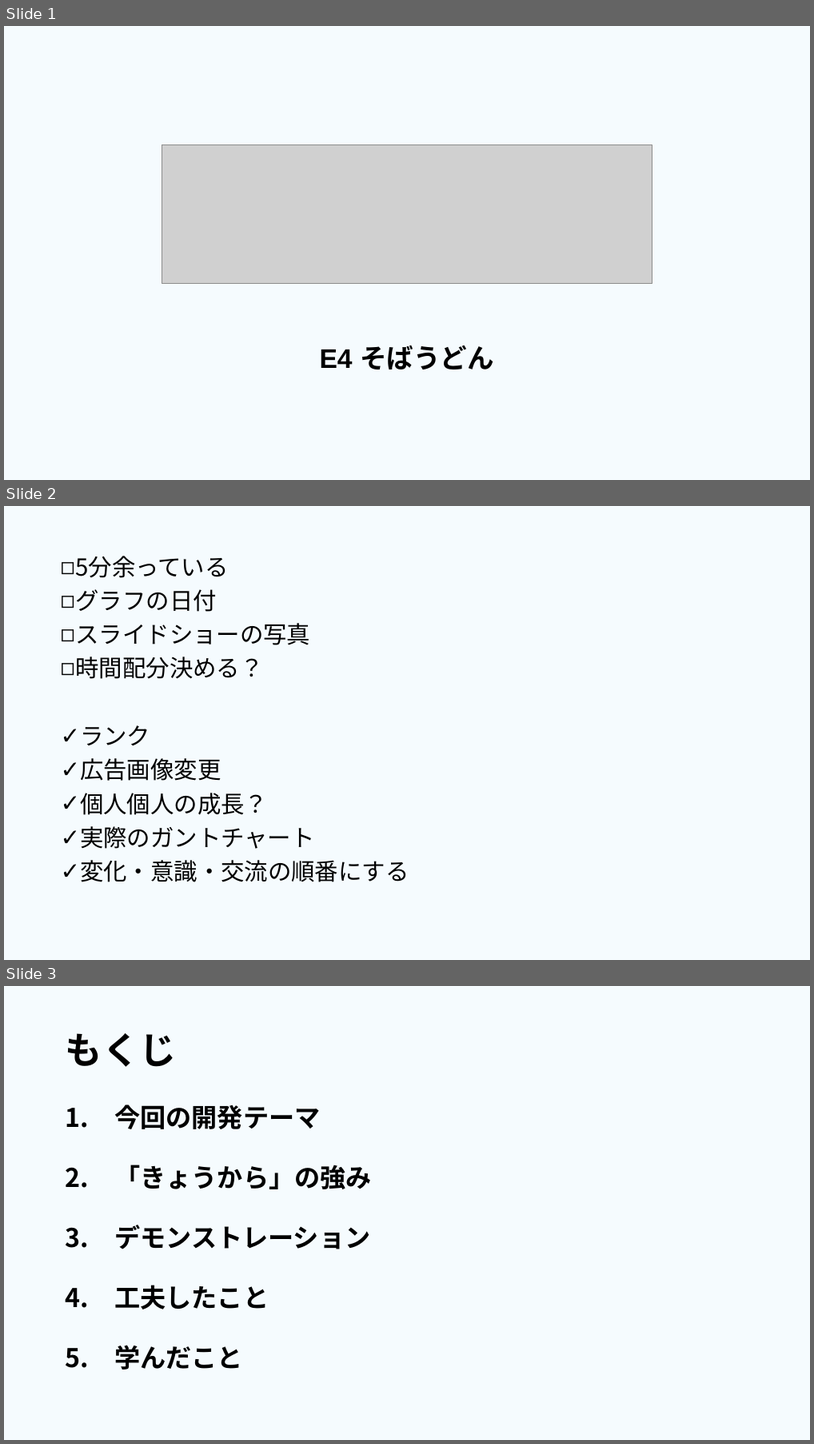
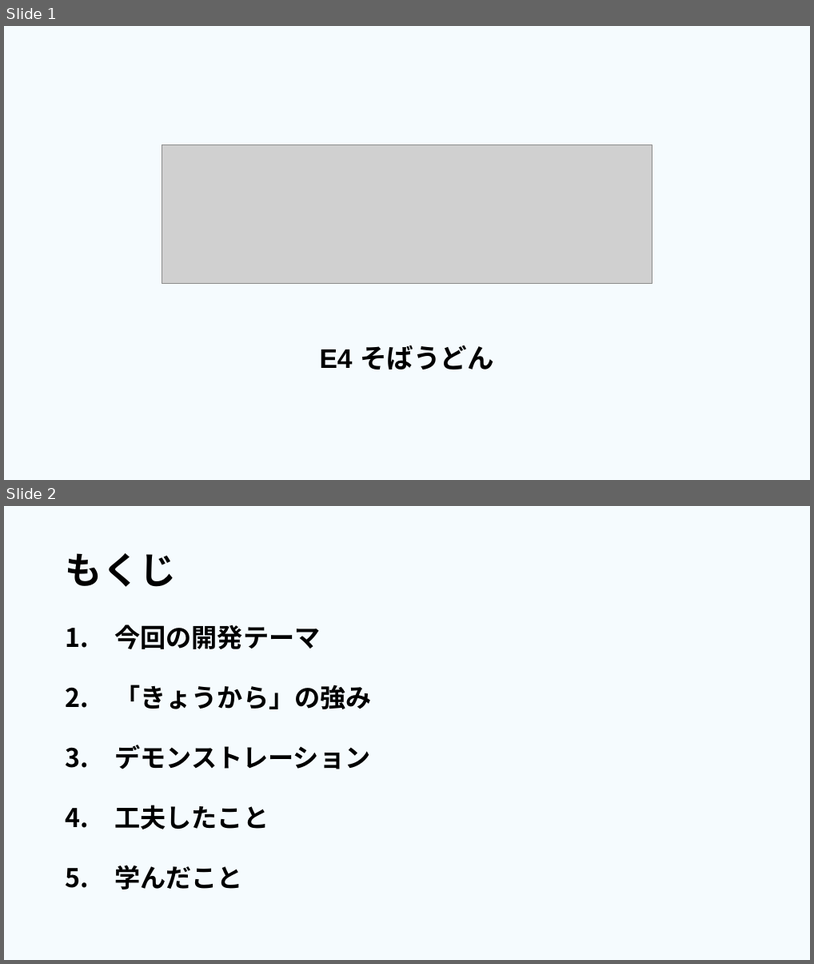
Before and after one commit to dojo2023/E-4, a slide deck: 共有用フォルダー/成果発表.pptx. Shown one above the other, each under a label of ours: slides 1, 2 and 3 before the commit, slides 1 and 2 after it. The pictures are 814x1444 and 814x964 pixels, drawn with LibreOffice and Linux fonts; fonts in the diff are those of the drawing; grey boxes stand for pictures. Boxes give left, top, right and bottom in pixels: in the first picture for what was removed or moved away, otherwise in the second. Text is boxed around its words. In the diff, an @@ line names an element or a change of style, - is before the commit and + after.

```diff
--- a/共有用フォルダー/成果発表.pptx
+++ b/共有用フォルダー/成果発表.pptx
@@ slide 2 removed at (4,506,810,960), background #00B0F0 at 4% opacity @@
@@ text removed at (76,556,409,882) @@
-◻ 5分余っている
-◻ グラフの日付
-◻ スライドショーの写真
-◻ 時間配分決める？
-✓ ランク
-✓ 広告画像変更
-✓ 個人個人の成長？
-✓ 実際のガントチャート
-✓ 変化・意識・交流の順番にする
@@ what was slide 3 is now slide 2 @@
```
Also in this commit, not shown: 3 other files.
